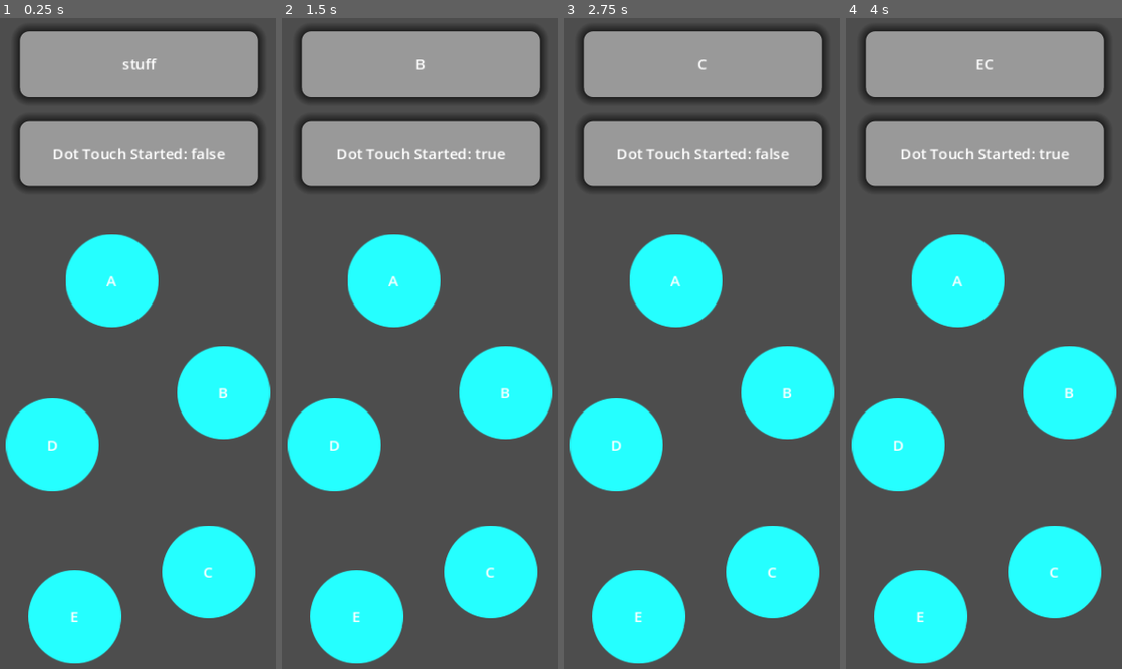
Above: before the commit, frames 1-4 (left to right).
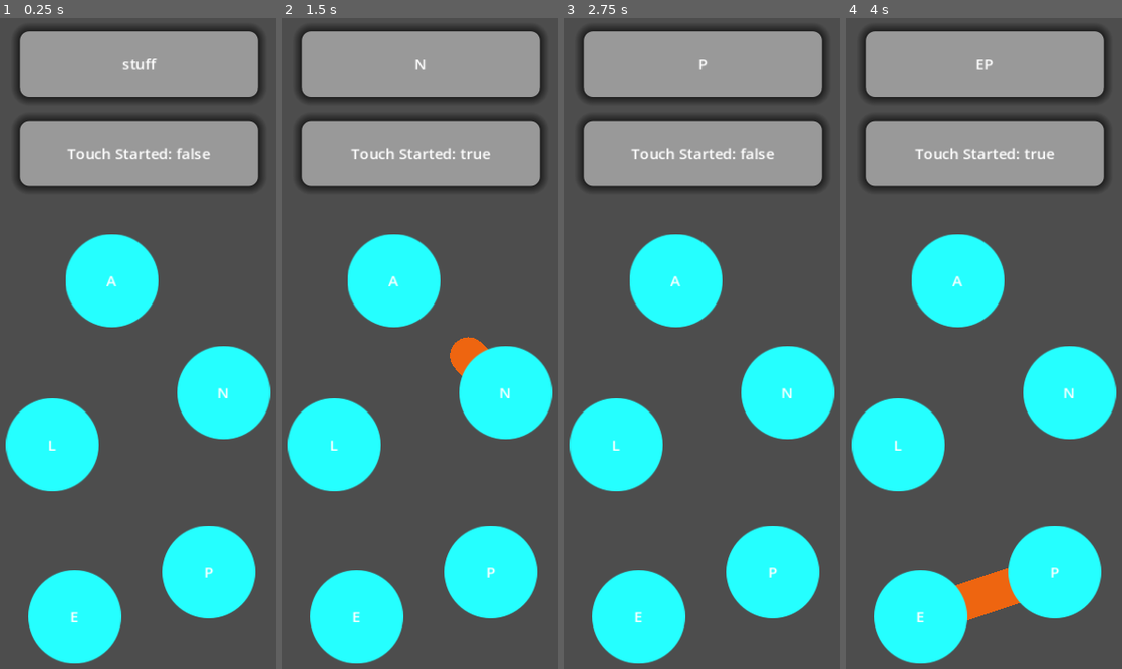
Above: after the commit, the same moments.

Repository: Kimedero/Neno-Play
Game: Godot game, scene res://TESTS/investigating_touch_3.tscn
Two runs of this game, one before a commit and one after it. Both use one fixed random seed, a clock stepped at 60 frames per second and the inputs below. Before the commit the project starts from res://TESTS/investigating_touch_2.tscn.
Inputs (mouse positions are in pixels of both pictures, inside the frame that each line leads up to):
- Up to frame 1 (0.25 s): no input
- Up to frame 2 (1.5 s): tap Enter at 0.5 s; drag from (392, 278) to (505, 389) at 0.52 s; drag from (505, 389) to (392, 278) at 1.27 s
- Up to frame 3 (2.75 s): move the mouse to (771, 571) at 2.02 s; click (771, 571) at 2.17 s
- Up to frame 4 (4 s): tap Space at 2.75 s; drag from (898, 447) to (1069, 389) at 2.77 s; drag from (920, 616) to (1053, 571) at 3.52 s

The runs differ from the first frame. In frame 1, 0.7% of the frame differs, in the area x 17-83%, y 19-86%; in frame 2, 1.1%; in frame 3, 0.7%; in frame 4, 1.7%, in the area x 17-83%, y 6-93%.

Commit message:
Eurek! Dot line and Forming Words
Figured out how the dot line and forming words can go

Diff:
--- /dev/null
+++ b/TESTS/investigating_touch_3.gd
@@ -0,0 +1,65 @@
+extends Node2D
+
+@onready var dot_1: Area2D = $Dot1
+@onready var dot_2: Area2D = $Dot2
+@onready var dot_3: Area2D = $Dot3
+@onready var dot_4: Area2D = $Dot4
+@onready var dot_5: Area2D = $Dot5
+
+@onready var dots_array = [dot_1, dot_2, dot_3, dot_4, dot_5]
+
+var selected_dot_array: Array
+
+@onready var word_label: Label = $WordLabel
+@onready var info_label: Label = $InfoLabel
+
+@onready var dot_line_2d: Line2D = $DotLine2D
+
+var touch_started: bool ## if action to select dot has started
+var drag_started: bool ## to help display the line_2d
+
+func _ready() -> void:
+	for _dot: Area2D in dots_array:
+		_dot.input_event.connect(on_dot_input_event.bind(_dot))
+
+
+func _process(_delta: float) -> void:
+	info_label.text = "Touch Started: %s" % [touch_started]
+
+
+func _input(event: InputEvent) -> void:
+	var screen_touch := event as InputEventScreenTouch
+	if screen_touch:
+		if screen_touch.pressed:
+			touch_started = true
+		elif not screen_touch.pressed:
+			touch_started = false
+
+			selected_dot_array.clear()
+			dot_line_2d.clear_points()
+
+	var screen_drag := event as InputEventScreenDrag
+	if screen_drag:
+		display_dot_line()
+
+
+func on_dot_input_event(_viewport: Node, _event: InputEvent, _shape_idx: int, dot: Area2D):
+	if dot not in selected_dot_array and touch_started:
+		selected_dot_array.append(dot)
+
+		display_word()
+
+
+func display_word():
+	word_label.text = ""
+	for dot in selected_dot_array:
+		word_label.text += dot.get_node('Label').text
+
+
+func display_dot_line():
+	dot_line_2d.clear_points()
+
+	if not selected_dot_array.is_empty():
+		for dot: Area2D in selected_dot_array:
+			dot_line_2d.add_point(dot.position)
+		dot_line_2d.add_point(get_global_mouse_position())
--- /dev/null
+++ b/TESTS/investigating_touch_3.tscn
@@ -0,0 +1,189 @@
+[gd_scene load_steps=5 format=3 uid="uid://mxyrt2wnotjr"]
+
+[ext_resource type="Script" uid="uid://dl1qnb6gclmrb" path="res://TESTS/investigating_touch_3.gd" id="1_dgbhu"]
+[ext_resource type="Texture2D" uid="uid://bv1ltpt3qalow" path="res://Images/dot.svg" id="2_ec2nj"]
+
+[sub_resource type="StyleBoxFlat" id="StyleBoxFlat_vswfn"]
+corner_radius_top_left = 10
+corner_radius_top_right = 10
+corner_radius_bottom_right = 10
+corner_radius_bottom_left = 10
+shadow_size = 10
+
+[sub_resource type="CircleShape2D" id="CircleShape2D_4esmr"]
+radius = 50.0
+
+[node name="InvestigatingTouch" type="Node2D"]
+script = ExtResource("1_dgbhu")
+
+[node name="WordLabel" type="Label" parent="."]
+anchors_preset = -1
+offset_left = 53.0
+offset_top = 53.0
+offset_right = 309.0
+offset_bottom = 123.0
+grow_horizontal = 2
+grow_vertical = 2
+theme_override_styles/normal = SubResource("StyleBoxFlat_vswfn")
+text = "stuff"
+horizontal_alignment = 1
+vertical_alignment = 1
+
+[node name="InfoLabel" type="Label" parent="."]
+anchors_preset = -1
+offset_left = 53.0
+offset_top = 149.0
+offset_right = 309.0
+offset_bottom = 219.0
+grow_horizontal = 2
+grow_vertical = 2
+theme_override_styles/normal = SubResource("StyleBoxFlat_vswfn")
+text = "stuff"
+horizontal_alignment = 1
+vertical_alignment = 1
+
+[node name="DotLine2D" type="Line2D" parent="."]
+width = 40.0
+default_color = Color(0.933333, 0.396078, 0.0627451, 1)
+begin_cap_mode = 2
+end_cap_mode = 2
+
+[node name="Dot1" type="Area2D" parent="."]
+position = Vector2(152, 320)
+metadata/_edit_group_ = true
+
+[node name="CollisionShape2D" type="CollisionShape2D" parent="Dot1"]
+shape = SubResource("CircleShape2D_4esmr")
+
+[node name="Sprite2D" type="Sprite2D" parent="Dot1"]
+modulate = Color(0.145098, 1, 1, 1)
+texture = ExtResource("2_ec2nj")
+
+[node name="Label" type="Label" parent="Dot1"]
+custom_minimum_size = Vector2(100, 100)
+anchors_preset = 8
+anchor_left = 0.5
+anchor_top = 0.5
+anchor_right = 0.5
+anchor_bottom = 0.5
+offset_left = -50.0
+offset_top = -50.0
+offset_right = 50.0
+offset_bottom = 50.0
+grow_horizontal = 2
+grow_vertical = 2
+text = "A"
+horizontal_alignment = 1
+vertical_alignment = 1
+
+[node name="Dot2" type="Area2D" parent="."]
+position = Vector2(272, 440)
+metadata/_edit_group_ = true
+
+[node name="CollisionShape2D" type="CollisionShape2D" parent="Dot2"]
+shape = SubResource("CircleShape2D_4esmr")
+
+[node name="Sprite2D" type="Sprite2D" parent="Dot2"]
+modulate = Color(0.145098, 1, 1, 1)
+texture = ExtResource("2_ec2nj")
+
+[node name="Label" type="Label" parent="Dot2"]
+custom_minimum_size = Vector2(100, 100)
+anchors_preset = 8
+anchor_left = 0.5
+anchor_top = 0.5
+anchor_right = 0.5
+anchor_bottom = 0.5
+offset_left = -50.0
+offset_top = -50.0
+offset_right = 50.0
+offset_bottom = 50.0
+grow_horizontal = 2
+grow_vertical = 2
+text = "N"
+horizontal_alignment = 1
+vertical_alignment = 1
+
+[node name="Dot3" type="Area2D" parent="."]
+position = Vector2(256, 632)
+metadata/_edit_group_ = true
+
+[node name="CollisionShape2D" type="CollisionShape2D" parent="Dot3"]
+shape = SubResource("CircleShape2D_4esmr")
+
+[node name="Sprite2D" type="Sprite2D" parent="Dot3"]
+modulate = Color(0.145098, 1, 1, 1)
+texture = ExtResource("2_ec2nj")
+
+[node name="Label" type="Label" parent="Dot3"]
+custom_minimum_size = Vector2(100, 100)
+anchors_preset = 8
+anchor_left = 0.5
+anchor_top = 0.5
+anchor_right = 0.5
+anchor_bottom = 0.5
+offset_left = -50.0
+offset_top = -50.0
+offset_right = 50.0
+offset_bottom = 50.0
+grow_horizontal = 2
+grow_vertical = 2
+text = "P"
+horizontal_alignment = 1
+vertical_alignment = 1
+
+[node name="Dot4" type="Area2D" parent="."]
+position = Vector2(88, 496)
+metadata/_edit_group_ = true
+
+[node name="CollisionShape2D" type="CollisionShape2D" parent="Dot4"]
+shape = SubResource("CircleShape2D_4esmr")
+
+[node name="Sprite2D" type="Sprite2D" parent="Dot4"]
+modulate = Color(0.145098, 1, 1, 1)
+texture = ExtResource("2_ec2nj")
+
+[node name="Label" type="Label" parent="Dot4"]
+custom_minimum_size = Vector2(100, 100)
+anchors_preset = 8
+anchor_left = 0.5
+anchor_top = 0.5
+anchor_right = 0.5
+anchor_bottom = 0.5
+offset_left = -50.0
+offset_top = -50.0
+offset_right = 50.0
+offset_bottom = 50.0
+grow_horizontal = 2
+grow_vertical = 2
+text = "L"
+horizontal_alignment = 1
+vertical_alignment = 1
+
+[node name="Dot5" type="Area2D" parent="."]
+position = Vector2(112, 680)
+metadata/_edit_group_ = true
+
+[node name="CollisionShape2D" type="CollisionShape2D" parent="Dot5"]
+shape = SubResource("CircleShape2D_4esmr")
+
+[node name="Sprite2D" type="Sprite2D" parent="Dot5"]
+modulate = Color(0.145098, 1, 1, 1)
+texture = ExtResource("2_ec2nj")
+
+[node name="Label" type="Label" parent="Dot5"]
+custom_minimum_size = Vector2(100, 100)
+anchors_preset = 8
+anchor_left = 0.5
+anchor_top = 0.5
+anchor_right = 0.5
+anchor_bottom = 0.5
+offset_left = -50.0
+offset_top = -50.0
+offset_right = 50.0
+offset_bottom = 50.0
+grow_horizontal = 2
+grow_vertical = 2
+text = "E"
+horizontal_alignment = 1
+vertical_alignment = 1
--- a/project.godot
+++ b/project.godot
@@ -11,7 +11,7 @@
 [application]
 
 config/name="Neno Play"
-run/main_scene="uid://bho32muv5xsiy"
+run/main_scene="uid://mxyrt2wnotjr"
 config/features=PackedStringArray("4.4", "Forward Plus")
 config/icon="res://icon.svg"
 
@@ -19,7 +19,6 @@
 
 window/size/viewport_width=360
 window/size/viewport_height=806
-window/energy_saving/keep_screen_on=false
 window/stretch/mode="canvas_items"
 window/handheld/orientation=1
 
Not shown, added: TESTS/investigating_touch_3.gd.uid
